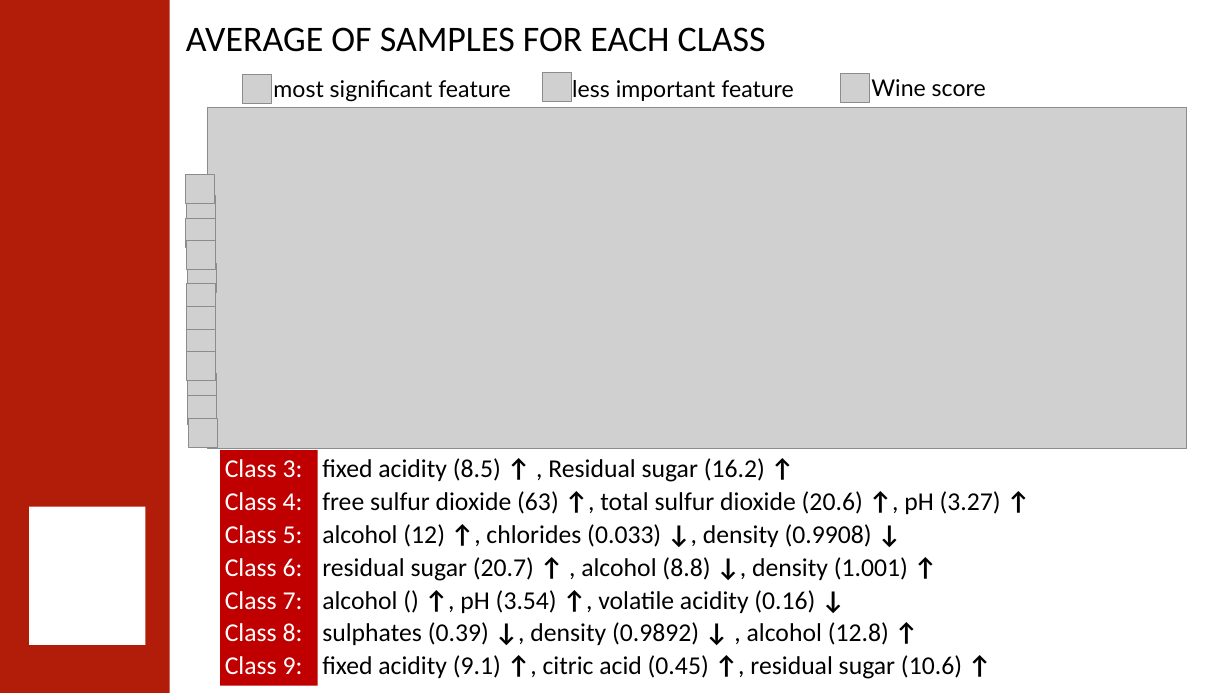
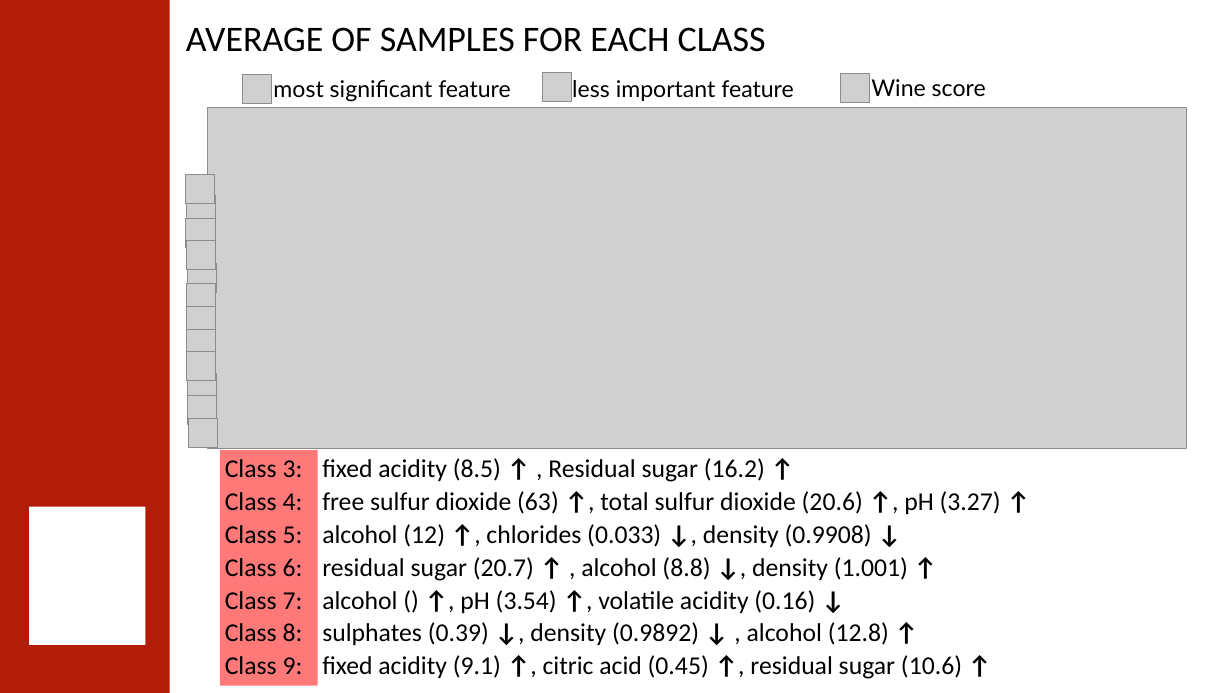
Before and after one commit to 0ZGAnetwork/WineQualityProject, a slide deck: slide 8 of Wine quality classification using Artificial Neural Network.pptx. Drawn at 1232x693 pixels with LibreOffice and Linux fonts; fonts in the diff are those of the drawing; grey boxes stand for pictures; background and template pictures are left out. Boxes give left, top, right and bottom in pixels: in the first picture for what was removed or moved away, otherwise in the second. Text is boxed around its words. In the diff, an @@ line names an element or a change of style, - is before the commit and + after.

```diff
--- a/Wine quality classification using Artificial Neural Network.pptx
+++ b/Wine quality classification using Artificial Neural Network.pptx
@@ text "Class 3:" at [220, 450, 318, 686]: text colour #FFFFFF to #000000; fill #C00000 to #FF7979 @@
```
Also in this commit, not shown: 4 other slides changed, 1 slide added, 2 slides removed, 13 other files.
